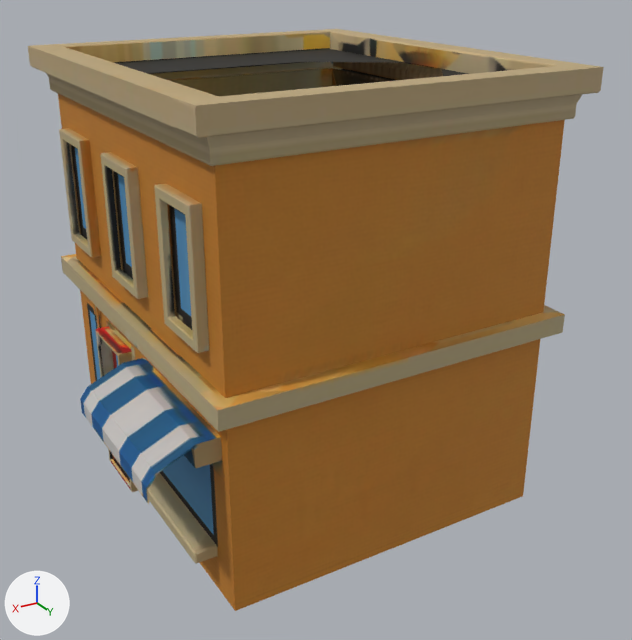
The FBX model game-runner/public/game/assets/3d/buildingYellow.fbx as it was, and as the next commit left it.
Rendered twice from a 50 mm camera at (0.85, 1.61, 0.679) aimed at (-0.066, 0.082, -0.085). Every picture has the same lights, and +X, +Y and +Z are marked at lower left.

Names of what the first picture shows: 'tripo_node_f2e3422d'.
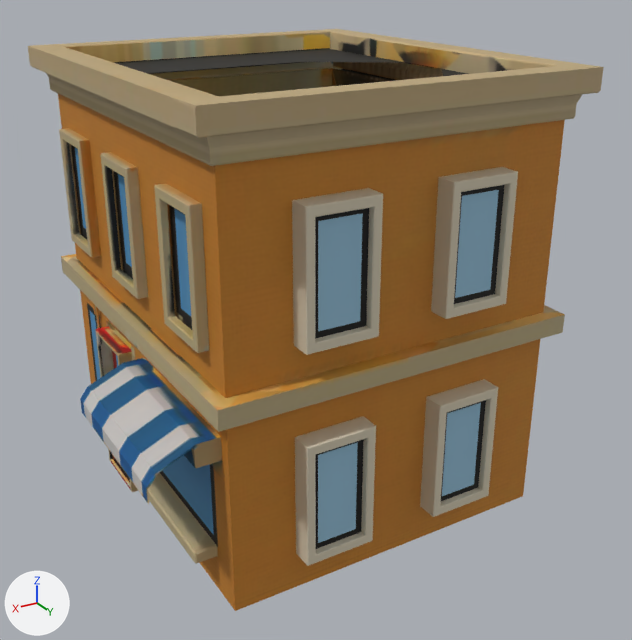
Where the newer file only moved an object's origin or applied its transform, the numbers keep the older frame.

What differs and where, as boxes [x1, y1, x2, y2] in the pictures (632 x 640 px):
part 1 of me_mesh, added
    after: [292, 188, 383, 355]
part 2 of me_mesh, added
    after: [431, 167, 518, 319]
part 3 of me_mesh, added
    after: [420, 379, 498, 517]
part 4 of me_mesh, added
    after: [295, 416, 376, 566]

The change in detail:
Material 'black' (mat_black) is new.
Its base color is (0.0, 0.0, 0.0) (black #000000).
Its roughness is 0.749.
Material 'Beige' (mat_beige) is new.
Its base color is (0.656, 0.588, 0.446) (beige #d4cab2).
Its roughness is 0.749.
Material 'ventanas' (mat_ventanas) is new.
Its base color is (0.301, 0.528, 0.695) (blue #95c0d9).
Its roughness is 0.749.
me_mesh is used by ob_tripo_node_f2e3422d; location (0.0, 0.0, 0.0).
me_mesh had 4212 vertices, 4171 faces and spanned x -0.456..0.452, y -0.456..0.457, z -0.477..0.471.
me_mesh now has 4356 vertices, 4303 faces and spans x -0.456..0.452, y -0.456..0.461, z -0.477..0.471.
me_mesh part 1: a new loose piece of 36 vertices spanning x 0.031..0.179, y 0.415..0.461, z 0.045..0.301.
me_mesh part 2: a new loose piece of 36 vertices spanning x -0.266..-0.118, y 0.415..0.461, z 0.045..0.301.
me_mesh part 3: a new loose piece of 36 vertices spanning x -0.266..-0.118, y 0.415..0.461, z -0.393..-0.137.
me_mesh part 4: a new loose piece of 36 vertices spanning x 0.031..0.179, y 0.415..0.461, z -0.393..-0.137.
me_mesh now uses material mat_beige (beige #d4cab2).
me_mesh now uses material mat_ventanas (blue #95c0d9).
me_mesh now uses material mat_black (black #000000).
